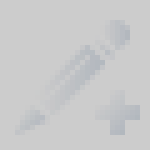
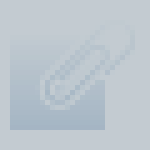
Two versions of the same layered image (150×150). Layer-by-layer changes:
showed "active" over left=0, top=0, right=150, bottom=150
hid "create" over left=15, top=20, right=140, bottom=135
added layer "draft" above "revisions" over left=10, top=20, right=135, bottom=130
